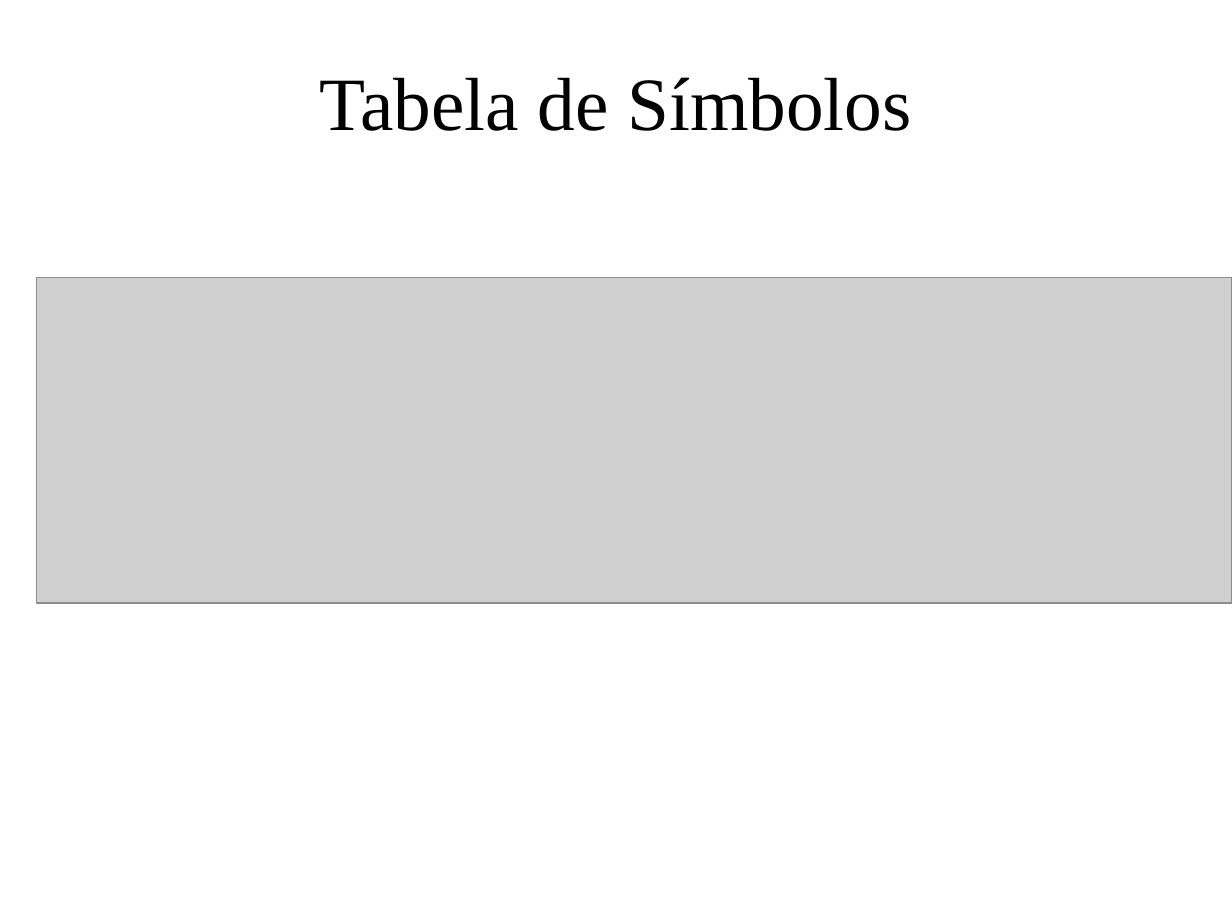
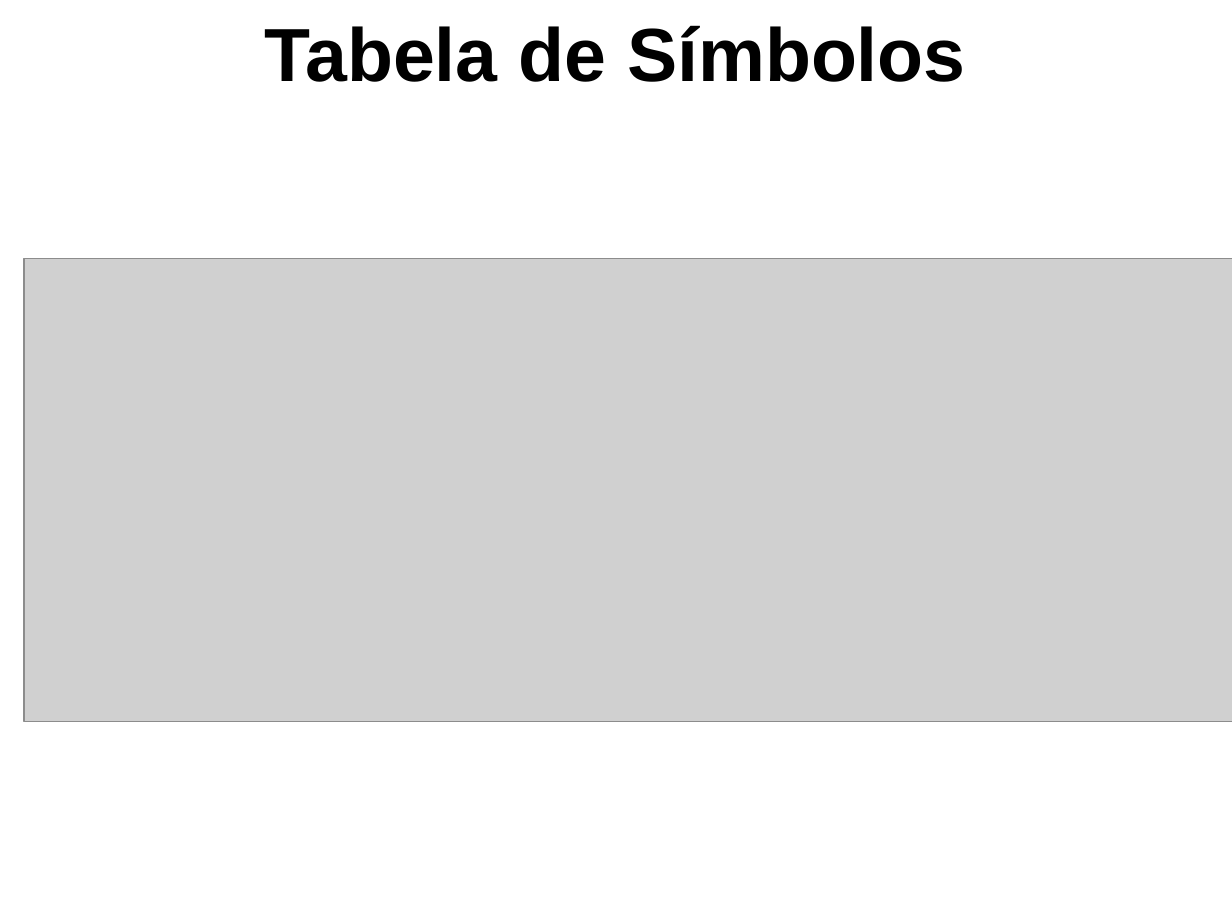
Before and after one commit to GabrielPRDF/TCC_Interpretador, a slide deck: slide 13 of Documentos/ApresentacaoTCC.ppt (slide 8 before the commit). Drawn at 1232x924 pixels with LibreOffice and Linux fonts; fonts in the diff are those of the drawing; grey boxes stand for pictures; background and template pictures are left out. Boxes give left, top, right and bottom in pixels: in the first picture for what was removed or moved away, otherwise in the second. Text is boxed around its words. In the diff, an @@ line names an element or a change of style, - is before the commit and + after.

```diff
--- a/Documentos/ApresentacaoTCC.ppt
+++ b/Documentos/ApresentacaoTCC.ppt
@@ text "Tabela de Símbolos" moved from (x1=319, y1=77, x2=911, y2=131) to (x1=265, y1=25, x2=965, y2=82) @@
@@ text "Tabela de Símbolos" at (x1=265, y1=25, x2=965, y2=82): font Times New Roman to Arial, bold on @@
@@ picture resized from (x1=36, y1=277, x2=1232, y2=602) to (x1=25, y1=259, x2=1232, y2=722) @@
```
Also in this commit, not shown: 6 other slides changed, 11 slides added, 3 slides removed, 6 other files.
